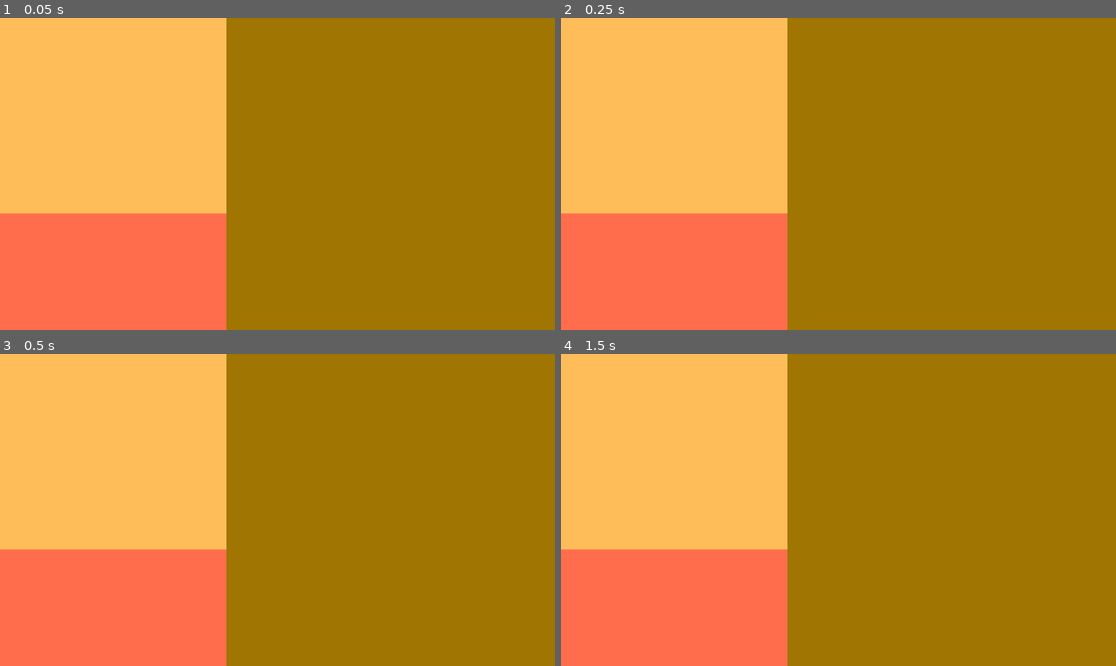
Above: before the commit, frames 1-4 (two rows, left to right).
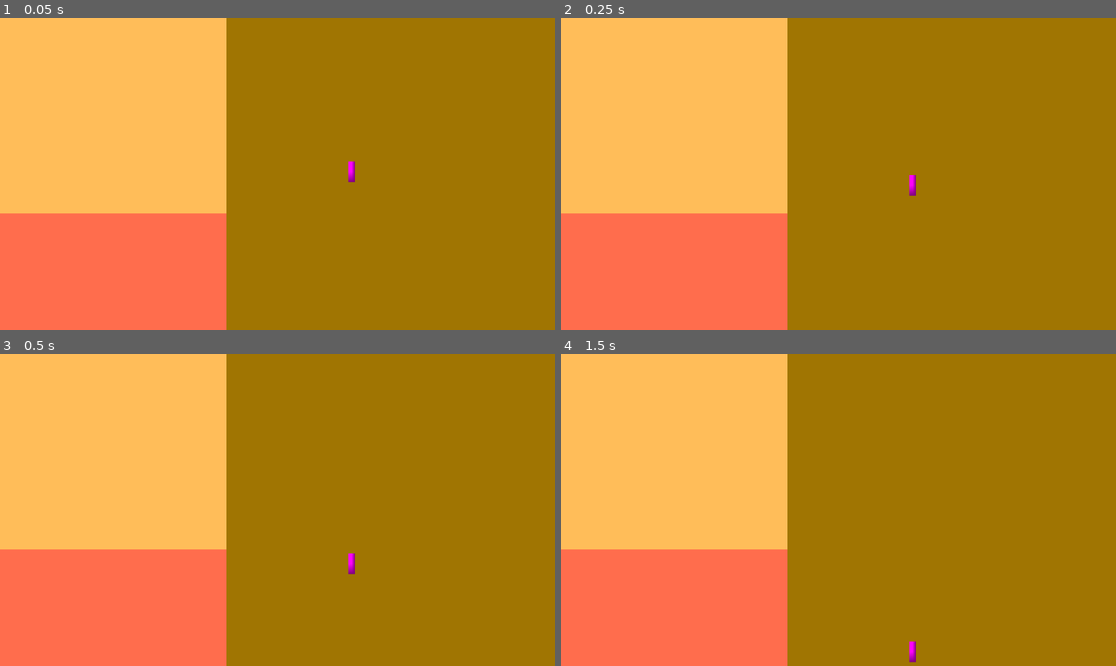
Above: after the commit, the same moments.

Repository: jillthebean/august-jam-clerk-with-no-power
Game: Godot game, scene res://main.tscn
Two runs of this game, one before a commit and one after it. Both use one fixed random seed, a clock stepped at 60 frames per second and the inputs below.
Inputs:
- Up to frame 1 (0.05 s): no input
- Up to frame 2 (0.25 s): no input
- Up to frame 3 (0.5 s): no input
- Up to frame 4 (1.5 s): tap Enter at 1.25 s

The runs differ from the first frame. In frame 1, less than 0.1% of the frame differs, in the area x 62-64%, y 45-53%; in frame 2, less than 0.1%; in frame 3, less than 0.1%; in frame 4, less than 0.1%, in the area x 62-64%, y 91-99%.

Commit message:
add a simple book

Diff:
--- /dev/null
+++ b/World.tscn
@@ -0,0 +1,68 @@
+[gd_scene load_steps=3 format=3 uid="uid://d32innfa8g6yj"]
+
+[ext_resource type="PackedScene" uid="uid://bloxxvixygicq" path="res://scenes/book/book.tscn" id="1_c6gwx"]
+
+[sub_resource type="WorldBoundaryShape2D" id="WorldBoundaryShape2D_c6gwx"]
+
+[node name="World" type="Node"]
+
+[node name="Base" type="ColorRect" parent="."]
+offset_right = 1152.0
+offset_bottom = 648.0
+
+[node name="Table" type="ColorRect" parent="Base"]
+layout_mode = 0
+offset_top = 406.0
+offset_right = 40.0
+offset_bottom = 446.0
+scale = Vector2(11.7388, 6.11378)
+color = Color(1, 0.427451, 0.301961, 1)
+
+[node name="StoreFront" type="ColorRect" parent="Base"]
+layout_mode = 0
+offset_right = 40.0
+offset_bottom = 40.0
+scale = Vector2(11.744, 10.1505)
+color = Color(1, 0.741176, 0.34902, 1)
+
+[node name="ResearchArea" type="ColorRect" parent="Base"]
+layout_mode = 0
+offset_left = 470.0
+offset_right = 510.0
+offset_bottom = 40.0
+scale = Vector2(18.0215, 16.7582)
+color = Color(0.627451, 0.458824, 0.00784314, 1)
+
+[node name="Book" parent="Base/ResearchArea" instance=ExtResource("1_c6gwx")]
+position = Vector2(14.4272, 19.0355)
+
+[node name="Bottom" type="StaticBody2D" parent="Base/ResearchArea"]
+position = Vector2(0.110979, -1.90951)
+
+[node name="CollisionShape2D" type="CollisionShape2D" parent="Base/ResearchArea/Bottom"]
+position = Vector2(18.4779, 40.0998)
+shape = SubResource("WorldBoundaryShape2D_c6gwx")
+
+[node name="Left" type="StaticBody2D" parent="Base/ResearchArea"]
+position = Vector2(39.1754, 1.13377)
+rotation = 1.5708
+
+[node name="CollisionShape2D" type="CollisionShape2D" parent="Base/ResearchArea/Left"]
+position = Vector2(18.4779, 40.0998)
+shape = SubResource("WorldBoundaryShape2D_c6gwx")
+
+[node name="Right" type="StaticBody2D" parent="Base/ResearchArea"]
+position = Vector2(0.776849, 38.2499)
+rotation = -1.5708
+
+[node name="CollisionShape2D" type="CollisionShape2D" parent="Base/ResearchArea/Right"]
+position = Vector2(18.4779, 40.0998)
+shape = SubResource("WorldBoundaryShape2D_c6gwx")
+
+[node name="Top" type="StaticBody2D" parent="Base/ResearchArea"]
+position = Vector2(37.7882, 41.5916)
+rotation = -3.14159
+
+[node name="CollisionShape2D" type="CollisionShape2D" parent="Base/ResearchArea/Top"]
+position = Vector2(18.3115, 42.3076)
+shape = SubResource("WorldBoundaryShape2D_c6gwx")
--- a/main.tscn
+++ b/main.tscn
@@ -1,32 +1,7 @@
-[gd_scene format=3 uid="uid://duj627q0mrl31"]
+[gd_scene load_steps=2 format=3 uid="uid://duj627q0mrl31"]
+
+[ext_resource type="PackedScene" uid="uid://d32innfa8g6yj" path="res://World.tscn" id="1_ig7tw"]
 
 [node name="Node2D" type="Node2D"]
 
-[node name="World" type="Node" parent="."]
-
-[node name="Base" type="ColorRect" parent="World"]
-offset_right = 1152.0
-offset_bottom = 648.0
-
-[node name="Table" type="ColorRect" parent="World/Base"]
-layout_mode = 0
-offset_top = 406.0
-offset_right = 40.0
-offset_bottom = 446.0
-scale = Vector2(11.7388, 6.11378)
-color = Color(1, 0.427451, 0.301961, 1)
-
-[node name="StoreFront" type="ColorRect" parent="World/Base"]
-layout_mode = 0
-offset_right = 40.0
-offset_bottom = 40.0
-scale = Vector2(11.744, 10.1505)
-color = Color(1, 0.741176, 0.34902, 1)
-
-[node name="ResearchArea" type="ColorRect" parent="World/Base"]
-layout_mode = 0
-offset_left = 470.0
-offset_right = 510.0
-offset_bottom = 40.0
-scale = Vector2(18.0215, 16.7582)
-color = Color(0.627451, 0.458824, 0.00784314, 1)
+[node name="World" parent="." instance=ExtResource("1_ig7tw")]
--- /dev/null
+++ b/scenes/book/book.gd
@@ -0,0 +1 @@
+extends RigidBody2D
--- /dev/null
+++ b/scenes/book/book.tscn
@@ -0,0 +1,20 @@
+[gd_scene load_steps=4 format=3 uid="uid://bloxxvixygicq"]
+
+[ext_resource type="Script" uid="uid://clmbv4rs028g1" path="res://scenes/book/book.gd" id="1_uah28"]
+
+[sub_resource type="RectangleShape2D" id="RectangleShape2D_c6gwx"]
+size = Vector2(20, 40)
+
+[sub_resource type="PlaceholderTexture2D" id="PlaceholderTexture2D_uah28"]
+
+[node name="Book" type="RigidBody2D"]
+script = ExtResource("1_uah28")
+
+[node name="CollisionShape2D" type="CollisionShape2D" parent="."]
+scale = Vector2(0.707672, 1.07991)
+shape = SubResource("RectangleShape2D_c6gwx")
+
+[node name="Sprite2D" type="Sprite2D" parent="."]
+position = Vector2(-5.96046e-08, 4.76837e-07)
+scale = Vector2(13.7772, 43.1172)
+texture = SubResource("PlaceholderTexture2D_uah28")
Not shown, added: scenes/book/book.gd.uid
